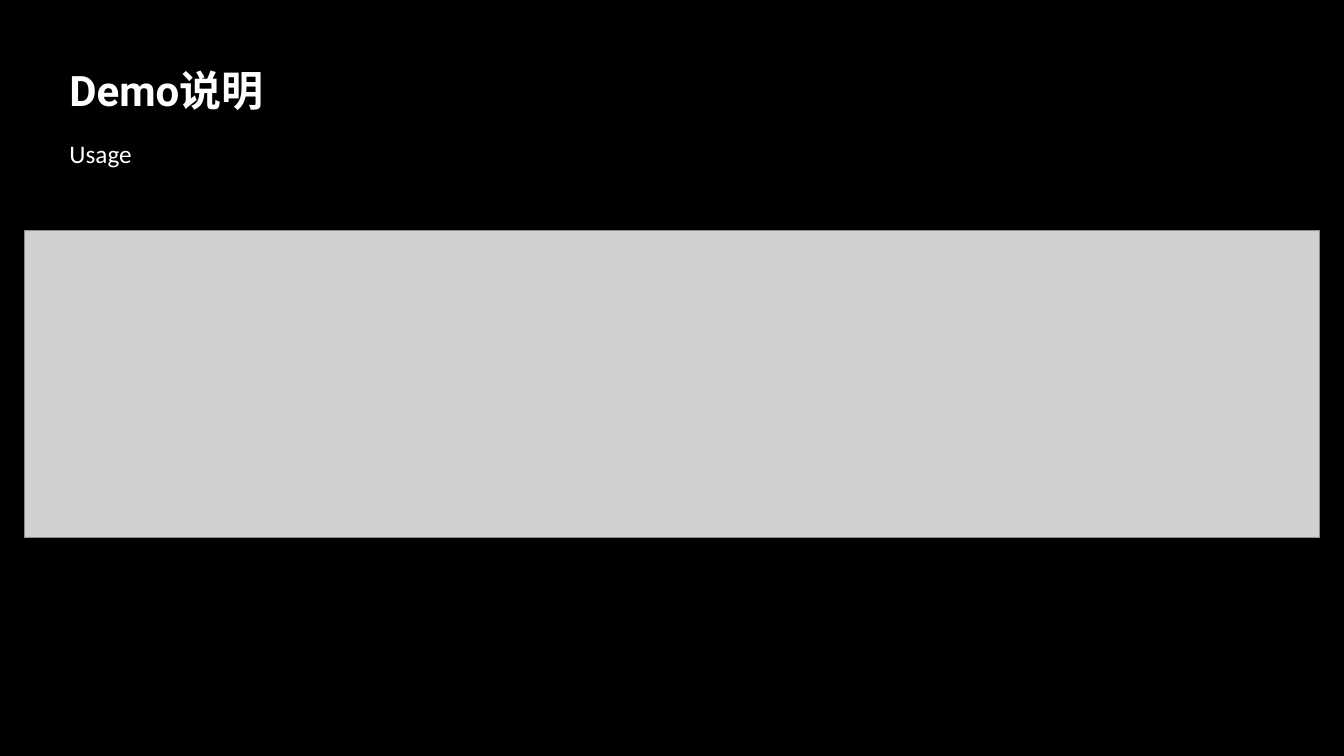
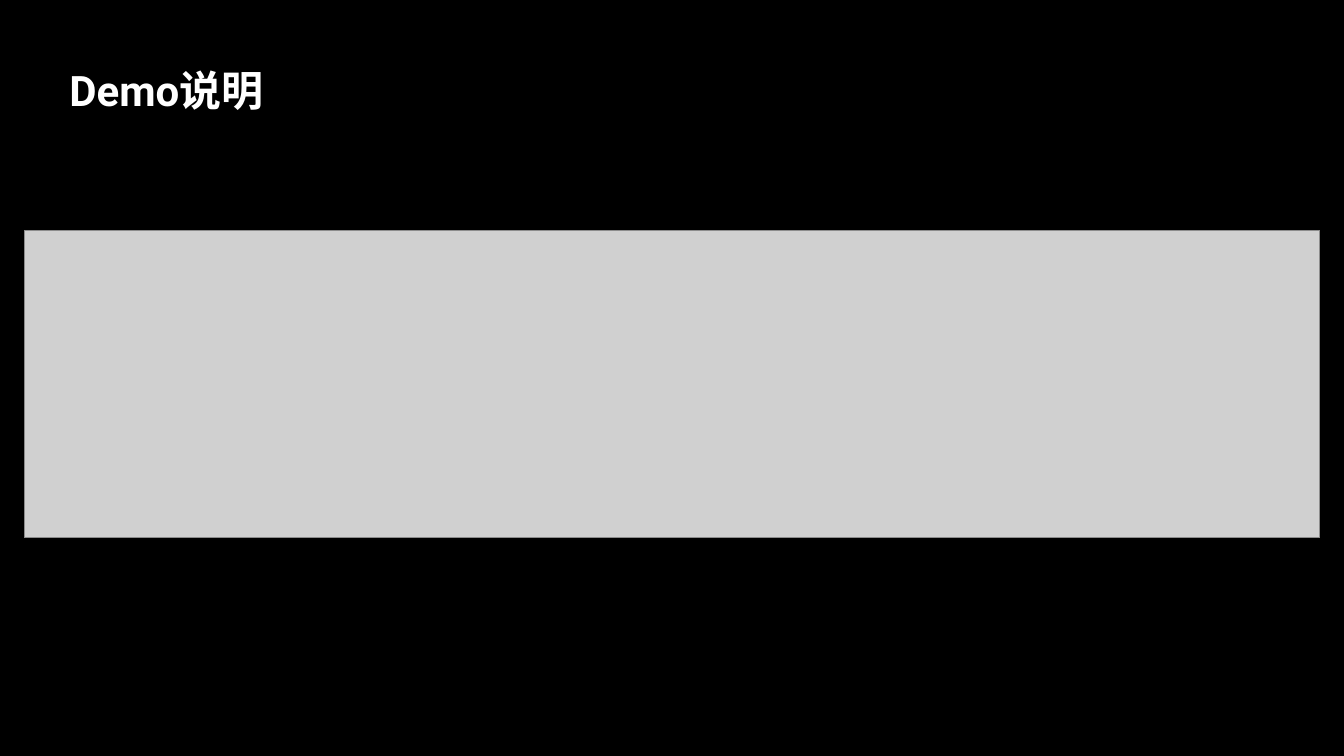
Before and after one commit to GuanyiLL/Study, a slide deck: slide 20 of Swift/CoreMLResearching/CoreML.pptx (slide 19 before the commit). Drawn at 1344x756 pixels with LibreOffice and Linux fonts; fonts in the diff are those of the drawing; grey boxes stand for pictures. Boxes give left, top, right and bottom in pixels: in the first picture for what was removed or moved away, otherwise in the second. Text is boxed around its words. In the diff, an @@ line names an element or a change of style, - is before the commit and + after.

```diff
--- a/Swift/CoreMLResearching/CoreML.pptx
+++ b/Swift/CoreMLResearching/CoreML.pptx
@@ text removed at <box>69,146,131,168</box> @@
-Usage
```
Also in this commit, not shown: 5 other slides changed, 2 slides added.
